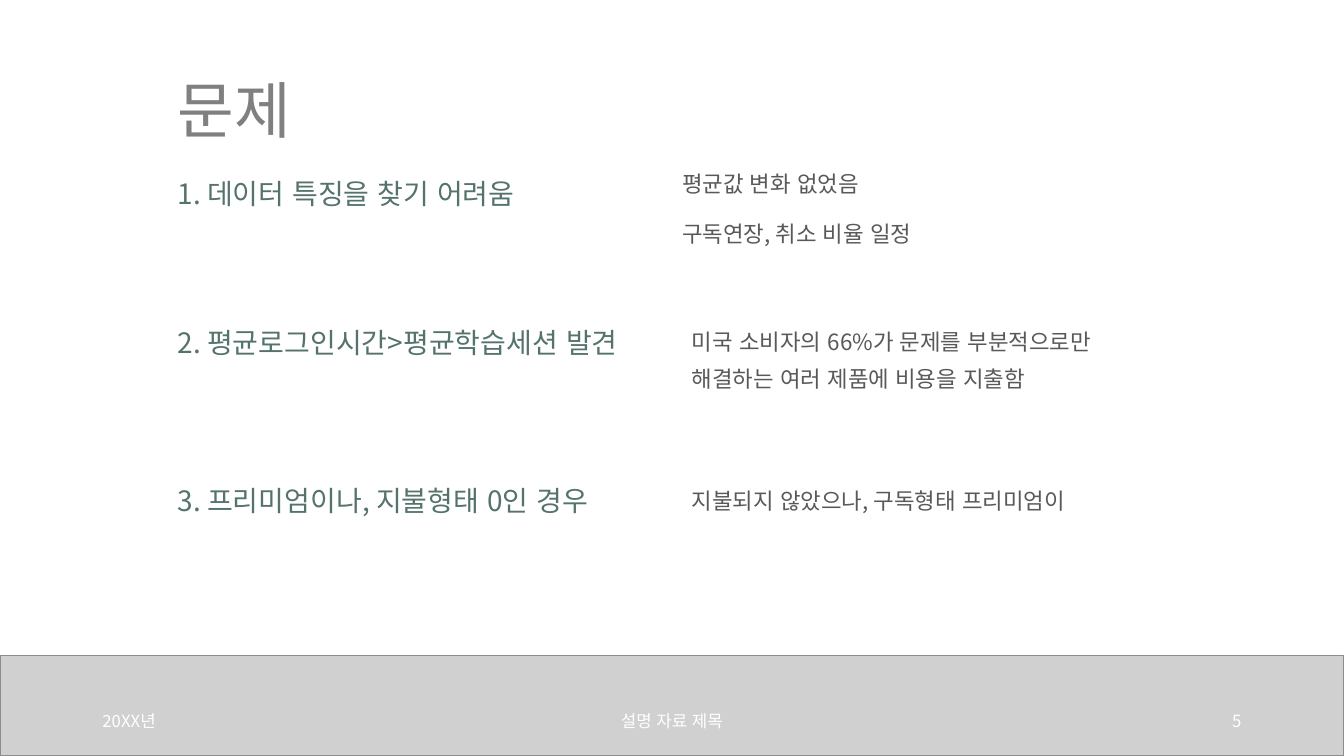
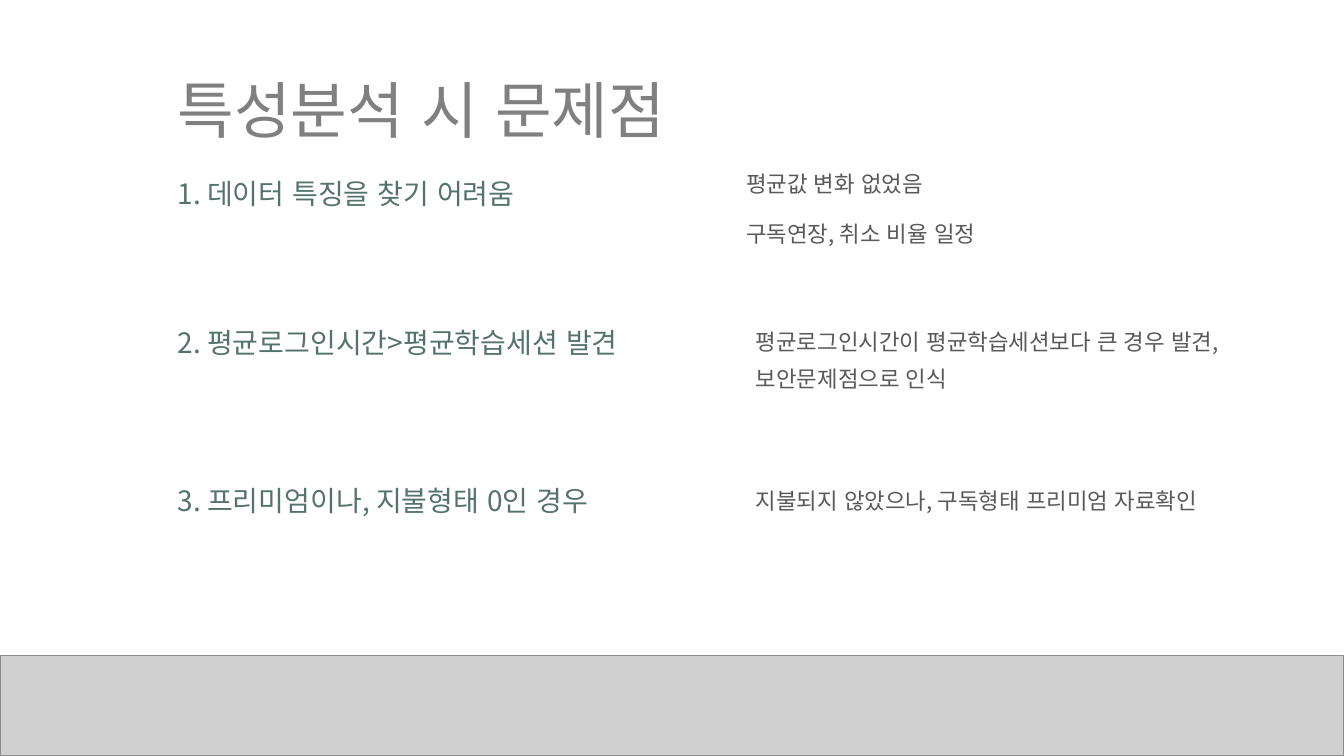
Before and after one commit to aiexplorer515/wassup_white, a slide deck: slide 5 of Project/DA_미니프로젝트.pptx. Drawn at 1344x756 pixels with LibreOffice and Linux fonts; fonts in the diff are those of the drawing; grey boxes stand for pictures. Boxes give left, top, right and bottom in pixels: in the first picture for what was removed or moved away, otherwise in the second. Text is boxed around its words. In the diff, an @@ line names an element or a change of style, - is before the commit and + after.

```diff
--- a/Project/DA_미니프로젝트.pptx
+++ b/Project/DA_미니프로젝트.pptx
@@ title at bbox=[178, 82, 665, 138]: text changed @@
-문제
+특성분석 시 문제점
@@ text "평균값 변화 없었음": place and size @@
-text "평균값 변화 없었음" at bbox=[682, 173, 911, 246]
+text "평균값 변화 없었음" at bbox=[746, 173, 975, 246]
@@ text at bbox=[756, 331, 1219, 389]: text changed @@
-미국 소비자의 66%가 문제를 부분적으로만 해결하는 여러 제품에 비용을 지출함
+평균로그인시간이 평균학습세션보다 큰 경우 발견, 보안문제점으로 인식
@@ text at bbox=[756, 490, 1197, 513]: text changed @@
-지불되지 않았으나, 구독형태 프리미엄이
+지불되지 않았으나, 구독형태 프리미엄 자료확인
@@ text removed at bbox=[102, 715, 155, 728] @@
-20XX년
@@ text removed at bbox=[621, 713, 723, 728] @@
-설명 자료 제목
@@ page number removed at bbox=[1232, 715, 1241, 727] @@
-5
```
Also in this commit, not shown: 20 other slides changed.
